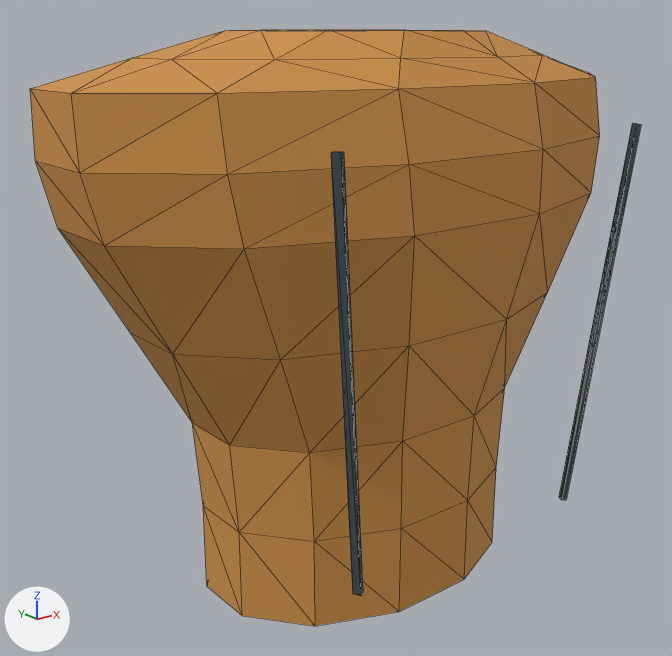
A saved change to the glTF model Resource/Export/Modules/Outfit_Engineer_Broad_Torso.glb.
Both versions are drawn from a 50 mm lens placed at (-0.465, -0.555, 1.461), pointed at (-0.021, 0.0, 1.239). Every picture has the same lights, and +X, +Y and +Z are marked at lower left. The first picture is the older version. Mesh edges are drawn as thin lines. Vertices at exactly the same position are counted once.

Before the edit, the objects in view are built like this:
```python
me_outfit_engineer_broad_torso_mesh_001 = bpy.data.meshes.new('Outfit_Engineer_Broad_Torso_Mesh.001')
me_outfit_engineer_broad_torso_mesh_001.from_pydata(...)  # 124 vertices, 236 faces; spans x -0.24..0.24, y -0.154..0.13, z 1.035..1.465
# faces by material slot: [212, 24]
me_outfit_engineer_broad_torso_mesh_001.materials.append(mat_cloth_ochre)  # orange #cd9048
me_outfit_engineer_broad_torso_mesh_001.materials.append(mat_fabric_seam)  # greyish blue #424d52
ob_outfit_engineer_broad_torso = bpy.data.objects.new('Outfit_Engineer_Broad_Torso', me_outfit_engineer_broad_torso_mesh_001)
ob_outfit_engineer_broad_torso.location = (0.0, 0.0, 0.0)
```
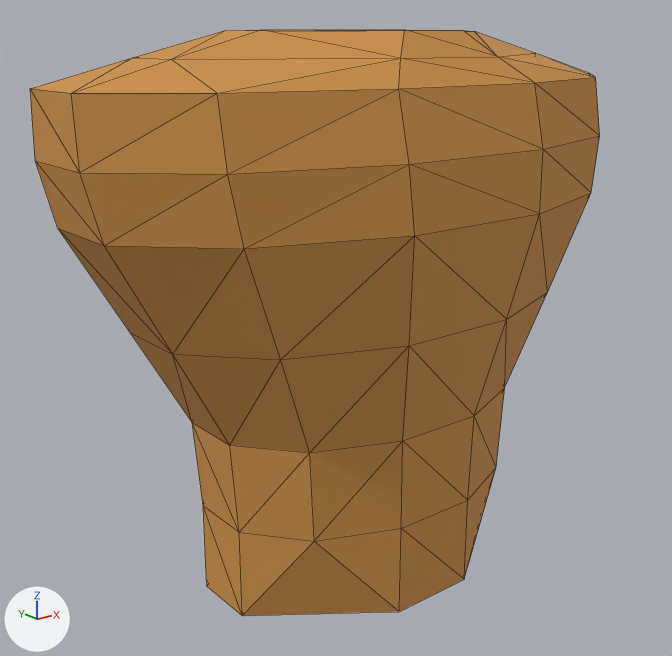
The edits, one by one:
me_outfit_engineer_broad_torso_mesh_001 is used by ob_outfit_engineer_broad_torso; location (0.0, 0.0, 0.0).
me_outfit_engineer_broad_torso_mesh_001 had 124 vertices, 236 faces and spanned x -0.24..0.24, y -0.154..0.13, z 1.035..1.465.
me_outfit_engineer_broad_torso_mesh_001 now has 96 vertices, 188 faces and spans x -0.24..0.24, y -0.13..0.13, z 1.035..1.465.
me_outfit_engineer_broad_torso_mesh_001 part 1: the loose piece of 8 vertices spanning x 0.106..0.143, y -0.154..-0.13, z 1.1..1.4 is deleted.
me_outfit_engineer_broad_torso_mesh_001 part 2: the loose piece of 8 vertices spanning x -0.143..-0.106, y -0.154..-0.13, z 1.1..1.4 is deleted.
Part 3, on me_outfit_engineer_broad_torso_mesh_001:
4 vertices are removed from x -0.098..0.098, y -0.071..0.071, z 1.035.
20 faces are deleted.
12 new faces join them.
Part 4, on me_outfit_engineer_broad_torso_mesh_001:
8 vertices are removed from x -0.125..0.125, y -0.071..0.071, z 1.447..1.465.
36 faces are deleted.
20 new faces join them.
me_outfit_engineer_broad_torso_mesh_001 no longer uses material mat_fabric_seam (greyish blue #424d52).

Boxes [x1, y1, x2, y2] around the edits, measured in the pictures (672 x 656 px):
'Outfit_Engineer_Broad_Torso', reshaped (7% narrower)
    before: [30, 30, 641, 626]
    after: [30, 30, 600, 616]
part 1 of me_outfit_engineer_broad_torso_mesh_001, deleted
    before: [559, 123, 641, 500]
part 2 of me_outfit_engineer_broad_torso_mesh_001, deleted
    before: [331, 151, 363, 596]
part 3 of me_outfit_engineer_broad_torso_mesh_001, cut back
    before: [239, 468, 496, 626]
    after: [239, 468, 496, 616]
part 4 of me_outfit_engineer_broad_torso_mesh_001, cut back
    both: [172, 30, 594, 93]
